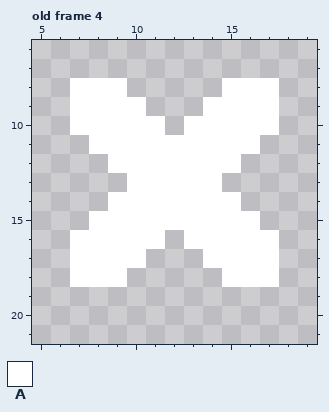
Pixel-art file, stored at Assets/Resources/new aseprite/ui/ui_icons/ui_icons.aseprite. The picture above is the old version.
24x26 pixels, 63 frames. Colours within 5 levels of each other are drawn and written as one. Shown: old frame 4: x 5..19, y 6..21. The commit also changed other frames, which this record leaves out.
Visible layers, top first: "Layer 4", "Flattened".
Palette (. is transparent): A #ffffff
Pixels before, old frame 4, first column x 7:
 8 AAA.....AAA
 9 AAAA...AAAA
10 AAAAA.AAAAA
11 .AAAAAAAAA.
12 ..AAAAAAA..
13 ...AAAAA...
14 ..AAAAAAA..
15 .AAAAAAAAA.
16 AAAAA.AAAAA
17 AAAA...AAAA
18 AAA.....AAA
The same view after the edit:
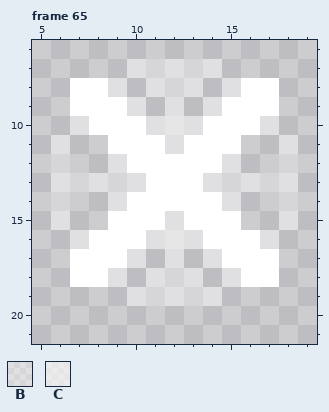
Colours new in this view: B #ffffff5f  C #ffffff9b
A new or re-ordered frame is compared with the old frame closest to it.
Edits made:
frames 63 -> 65
Changed rows in their new state; - is an unchanged pixel.
Frame 65 is new; against old frame 4, layer "Flattened":
first column x 6:
 7 ----BBBBB----
 8 ---B-BBB-B---
 9 ----B-B-B----
10 -B---BCB---B-
11 B-.---B---.-B
12 B--B-----B--B
13 BBBBB---BBBBB
14 B--B-----B--B
15 B-.---B---.-B
16 -B---BCB---B-
17 ----B-B-B----
18 ---B-BBB-B---
19 ----BBBBB----
Pixel boxes of the changes (left, top, right, bottom) in both pictures:
changed: (51, 59, 298, 306)
